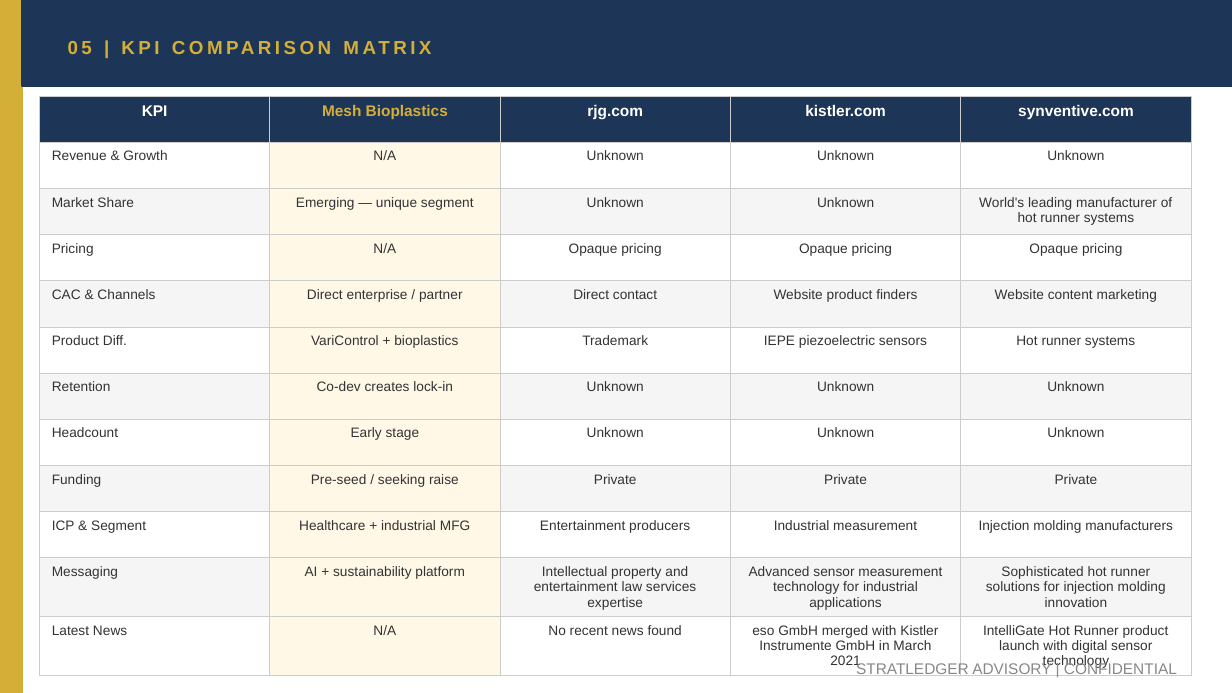
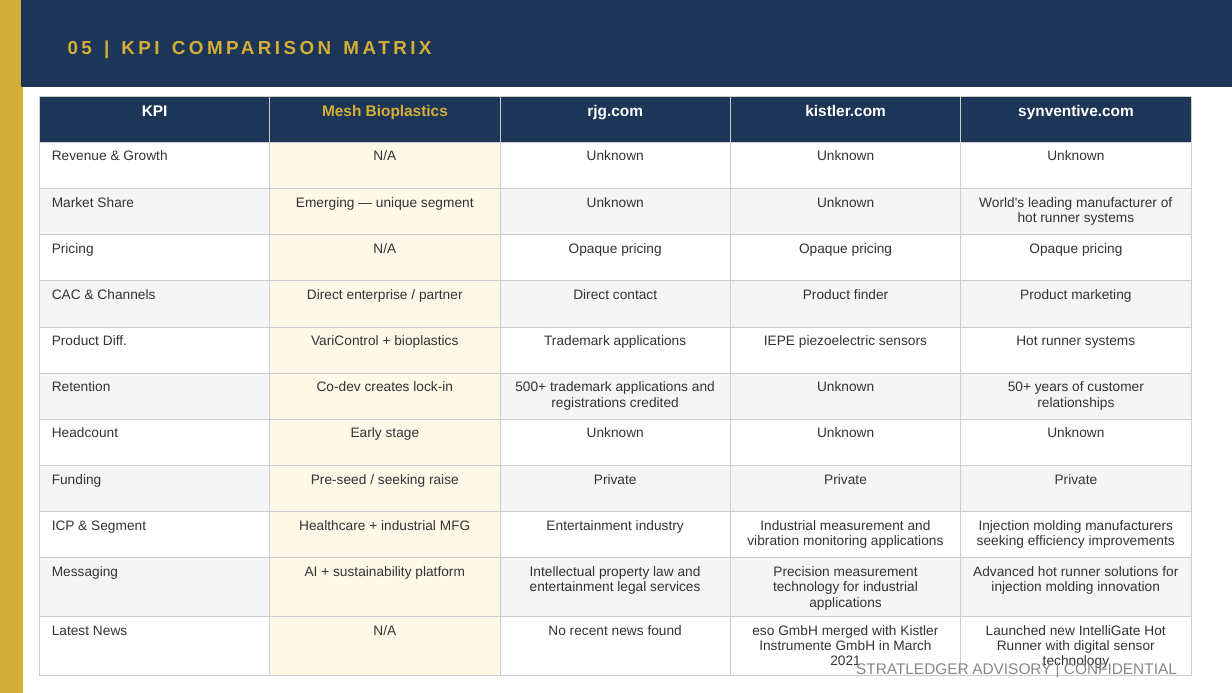
Before and after one commit to apexmakeshop-dot/droplet-commands, a slide deck: slide 9 of mesh_bioplastics_CI_Report.pptx. Drawn at 1232x693 pixels with LibreOffice and Linux fonts; fonts in the diff are those of the drawing. Boxes give left, top, right and bottom in pixels: in the first picture for what was removed or moved away, otherwise in the second. Text is boxed around its words. In the diff, an @@ line names an element or a change of style, - is before the commit and + after.

```diff
--- a/mesh_bioplastics_CI_Report.pptx
+++ b/mesh_bioplastics_CI_Report.pptx
@@ table at bbox=[39, 96, 1191, 673] @@
-row 5, column 4: Website product finders
+row 5, column 4: Product finder
-row 5, column 5: Website content marketing
+row 5, column 5: Product marketing
-row 6, column 3: Trademark
+row 6, column 3: Trademark applications
-row 7, column 3: Unknown
+row 7, column 3: 500+ trademark applications and registrations credited
-row 7, column 5: Unknown
+row 7, column 5: 50+ years of customer relationships
-row 10: ICP & Segment | Healthcare + industrial MFG | Entertainment producers | Industrial measurement | Injection molding manufacturers
+row 10: ICP & Segment | Healthcare + industrial MFG | Entertainment industry | Industrial measurement and vibration monitoring applications | Injection molding manufacturers seeking efficiency improvements
-row 11: Messaging | AI + sustainability platform | Intellectual property and entertainment law services expertise | Advanced sensor measurement technology for industrial applications | Sophisticated hot runner solutions for injection molding innovation
+row 11: Messaging | AI + sustainability platform | Intellectual property law and entertainment legal services | Precision measurement technology for industrial applications | Advanced hot runner solutions for injection molding innovation
-row 12, column 5: IntelliGate Hot Runner product launch with digital sensor technology
+row 12, column 5: Launched new IntelliGate Hot Runner with digital sensor technology
```
Also in this commit, not shown: 4 other slides changed.
